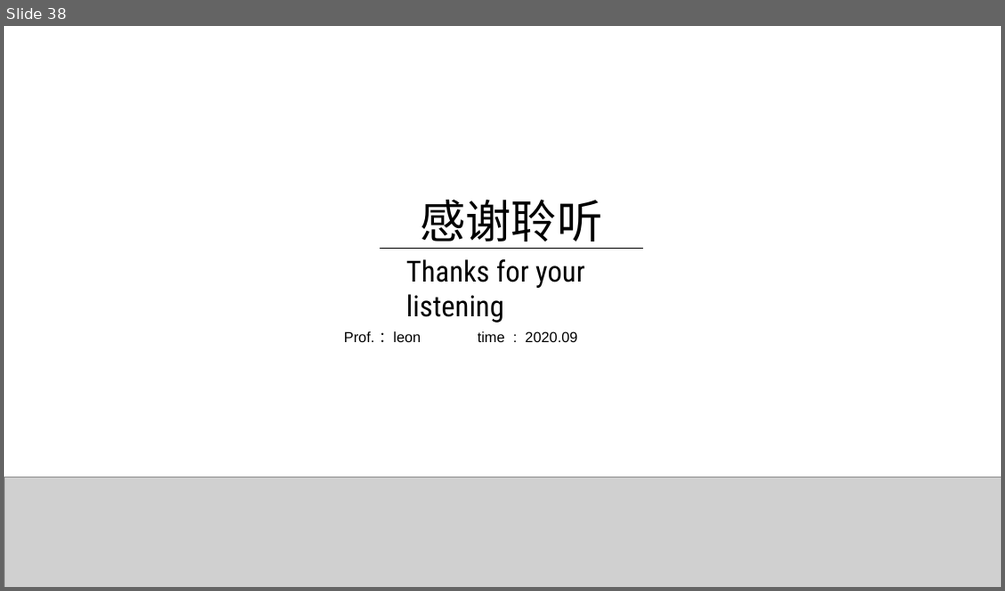
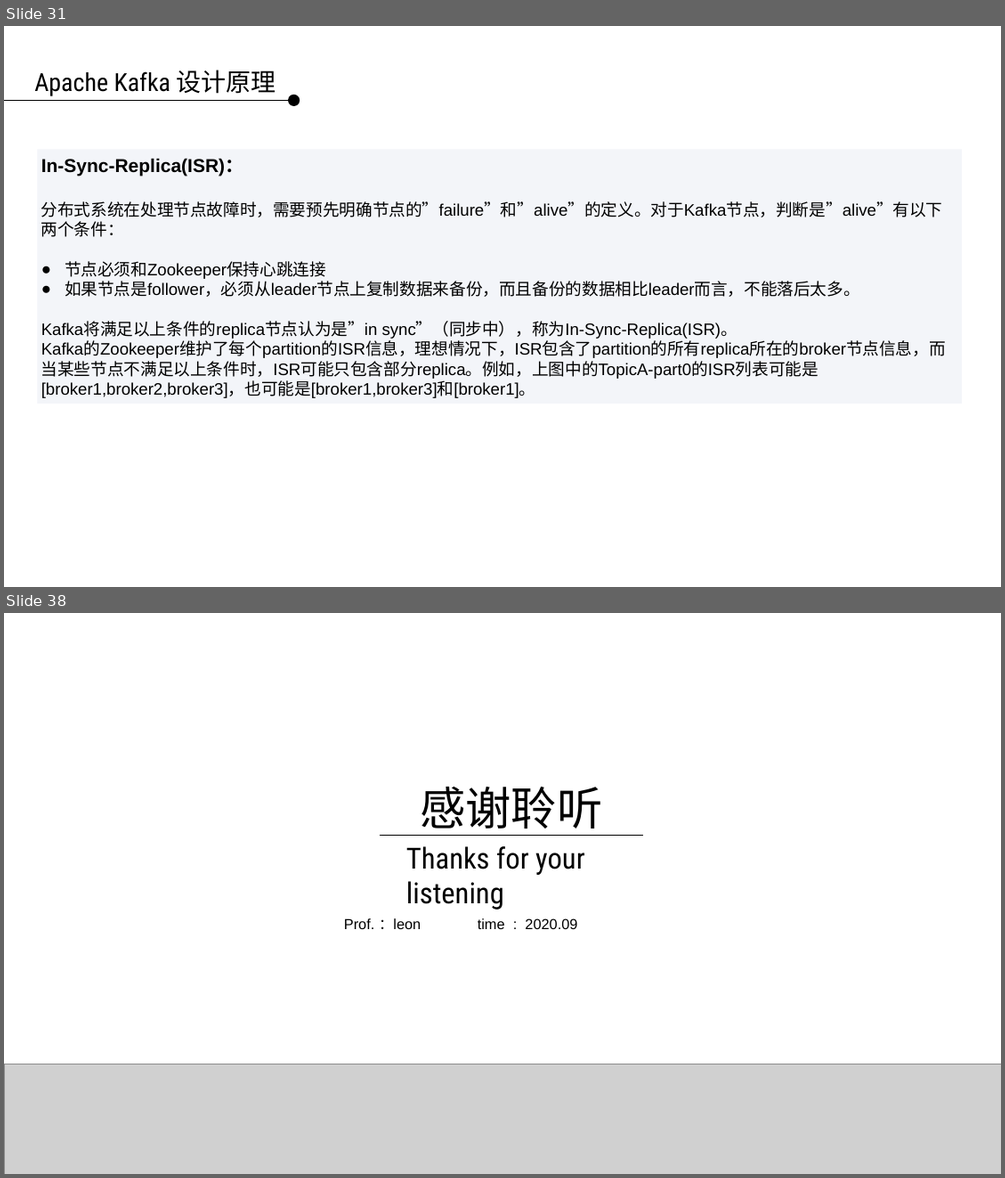
Before and after one commit to applepip/Big_Data, a slide deck: 数据采集系统/数据采集系统 第三讲.pptx. Shown one above the other, each under a label of ours: slide 38 before the commit, slides 31 and 38 after it; the slides between them are not shown. The pictures are 1005x591 and 1005x1178 pixels, drawn with LibreOffice and Linux fonts; fonts in the diff are those of the drawing; grey boxes stand for pictures; background and template pictures are left out. Boxes give left, top, right and bottom in pixels: in the first picture for what was removed or moved away, otherwise in the second. Text is boxed around its words. In the diff, an @@ line names an element or a change of style, - is before the commit and + after.

```diff
--- a/数据采集系统/数据采集系统 第三讲.pptx
+++ b/数据采集系统/数据采集系统 第三讲.pptx
@@ slide 31 added at [4, 26, 1001, 587], background picture (left out) @@
@@ text added at [34, 70, 276, 96], 24 pt, text #000000 @@
+Apache Kafka 设计原理
@@ line added from (4, 100) to (288, 100), #000000 0.75 pt @@
@@ ellipse added at [288, 95, 300, 107], fill #000000 @@
@@ rectangle added at [38, 150, 962, 403], fill #F3F5F9, 16 pt, text #000000 @@
+In-Sync-Replica(ISR)：
+分布式系统在处理节点故障时，需要预先明确节点的”failure”和”alive”的定义。对于Kafka节点，判断是”alive”有以下两个条件：
+● 节点必须和Zookeeper保持心跳连接
+● 如果节点是follower，必须从leader节点上复制数据来备份，而且备份的数据相比leader而言，不能落后太多。
+Kafka将满足以上条件的replica节点认为是”in sync”（同步中），称为In-Sync-Replica(ISR)。
+Kafka的Zookeeper维护了每个partition的ISR信息，理想情况下，ISR包含了partition的所有replica所在的broker节点信息，而当某些节点不满足以上条件时，ISR可能只包含部分replica。例如，上图中的TopicA-part0的ISR列表可能是[broker1,broker2,broker3]，也可能是[broker1,broker3]和[broker1]。
```
Also in this commit, not shown: 5 slides changed, 28 other slides added, 29 slides removed.
